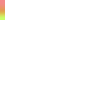
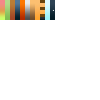
Two versions of the same layered image (100 × 100). Layer-by-layer changes:
added layer "Rectangle 1 copy 3" (5th of 12) above "Rectangle 1 copy 3" over [40, 0, 45, 20]
added layer "Rectangle 1 copy 3" (6th of 12) above "Rectangle 1 copy 3" over [45, 0, 50, 20]
added layer "Rectangle 1 copy 3" (7th of 12) above "Rectangle 1 copy 3" over [35, 0, 40, 20]
added layer "Rectangle 1 copy 3" (8th of 12) above "Rectangle 1 copy 3" over [30, 0, 35, 20]
added layer "Rectangle 1 copy 3" (9th of 12) above "Rectangle 1 copy 3" over [25, 0, 30, 20]
added layer "Rectangle 1 copy 3" (10th of 12) above "Rectangle 1 copy 3" over [20, 0, 25, 20]
added layer "Rectangle 1 copy 3" (11th of 12) above "Rectangle 1 copy 3" over [50, 0, 55, 20]
added layer "Rectangle 1 copy 3" (12th of 12) above "Rectangle 1 copy 2" over [15, 0, 20, 20]
added layer "Rectangle 1 copy 2" above "Rectangle 1 copy" over [10, 0, 15, 20]
added layer "Rectangle 1 copy" above "Rectangle 1" over [5, 0, 10, 20]
